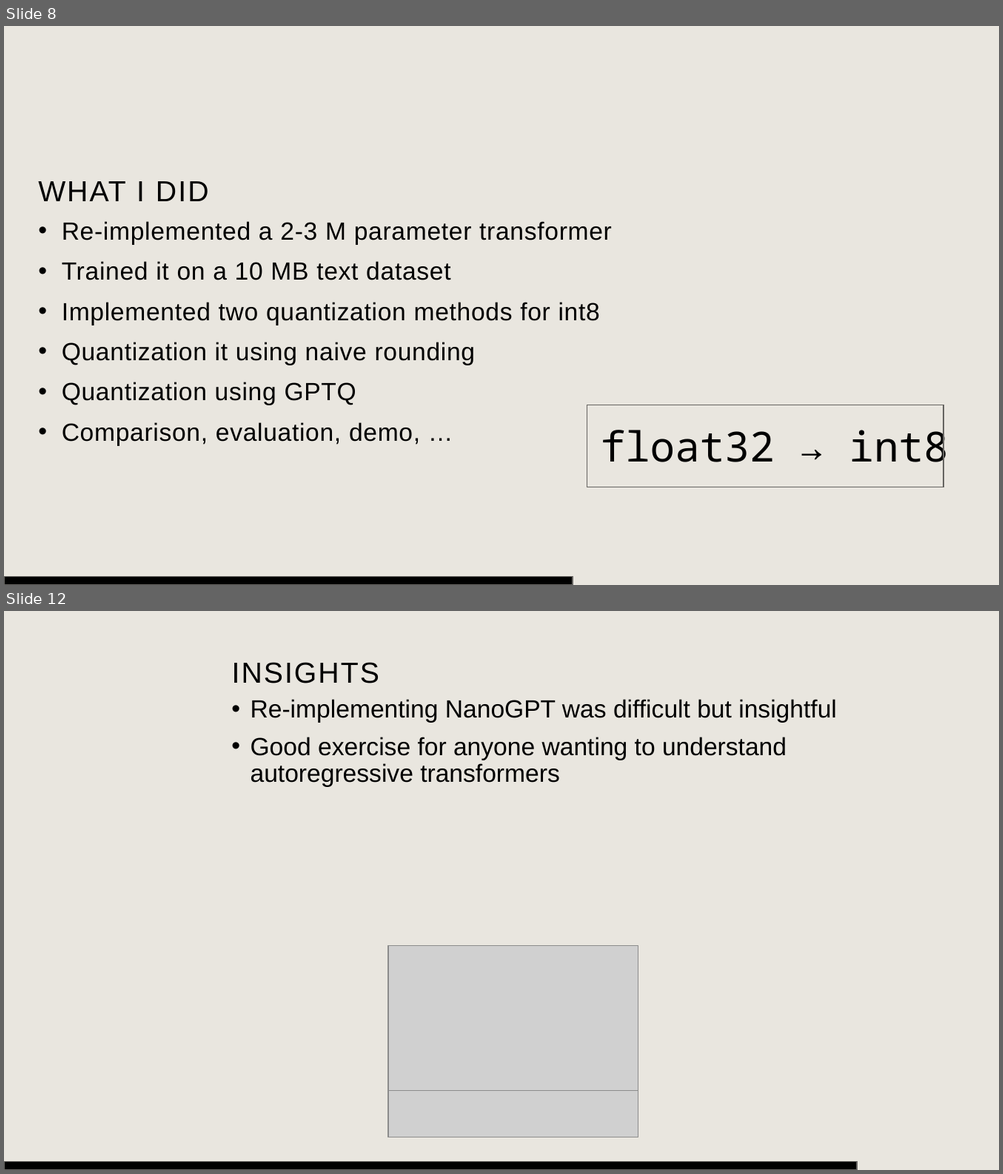
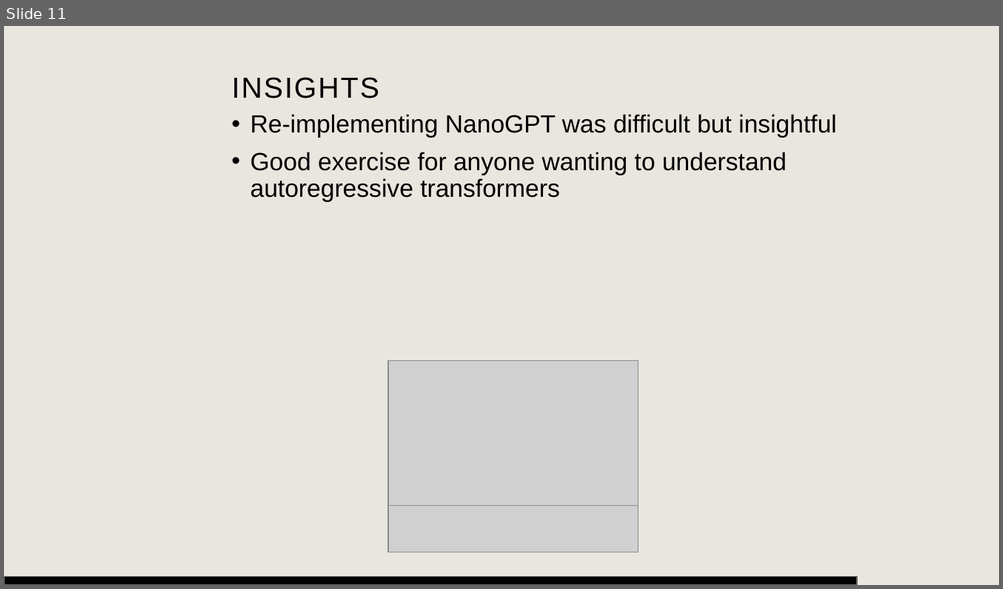
Before and after one commit to p0017/11918494_nanoGPTQ, a slide deck: report/presentation_without_macros.pptx. Shown one above the other, each under a label of ours: slides 8 and 12 before the commit, slide 11 after it; the slides between them are not shown. The pictures are 1003x1174 and 1003x589 pixels, drawn with LibreOffice and Linux fonts; fonts in the diff are those of the drawing; grey boxes stand for pictures; background and template pictures are left out. Boxes give left, top, right and bottom in pixels: in the first picture for what was removed or moved away, otherwise in the second. Text is boxed around its words. In the diff, an @@ line names an element or a change of style, - is before the commit and + after.

Commit message:
Minor fixes to text

```diff
--- a/report/presentation_without_macros.pptx
+++ b/report/presentation_without_macros.pptx
@@ slide 8 removed at (4,26,999,585), background #E9E6DF @@
@@ title removed at (38,181,209,201) @@
-WHAT I DID
@@ text removed at (62,221,612,446) @@
-• Re-implemented a 2-3 M parameter transformer
-• Trained it on a 10 MB text dataset
-• Implemented two quantization methods for int8
-• Quantization it using naive rounding
-• Quantization using GPTQ
-• Comparison, evaluation, demo, …
@@ rectangle removed at (586,405,943,488) @@
@@ text removed at (600,423,948,473) @@
-float32 → int8
@@ rectangle removed at (4,577,572,585) @@
@@ what was slide 12 is now slide 11 @@
```
Also in this commit, not shown: 7 slides changed.
